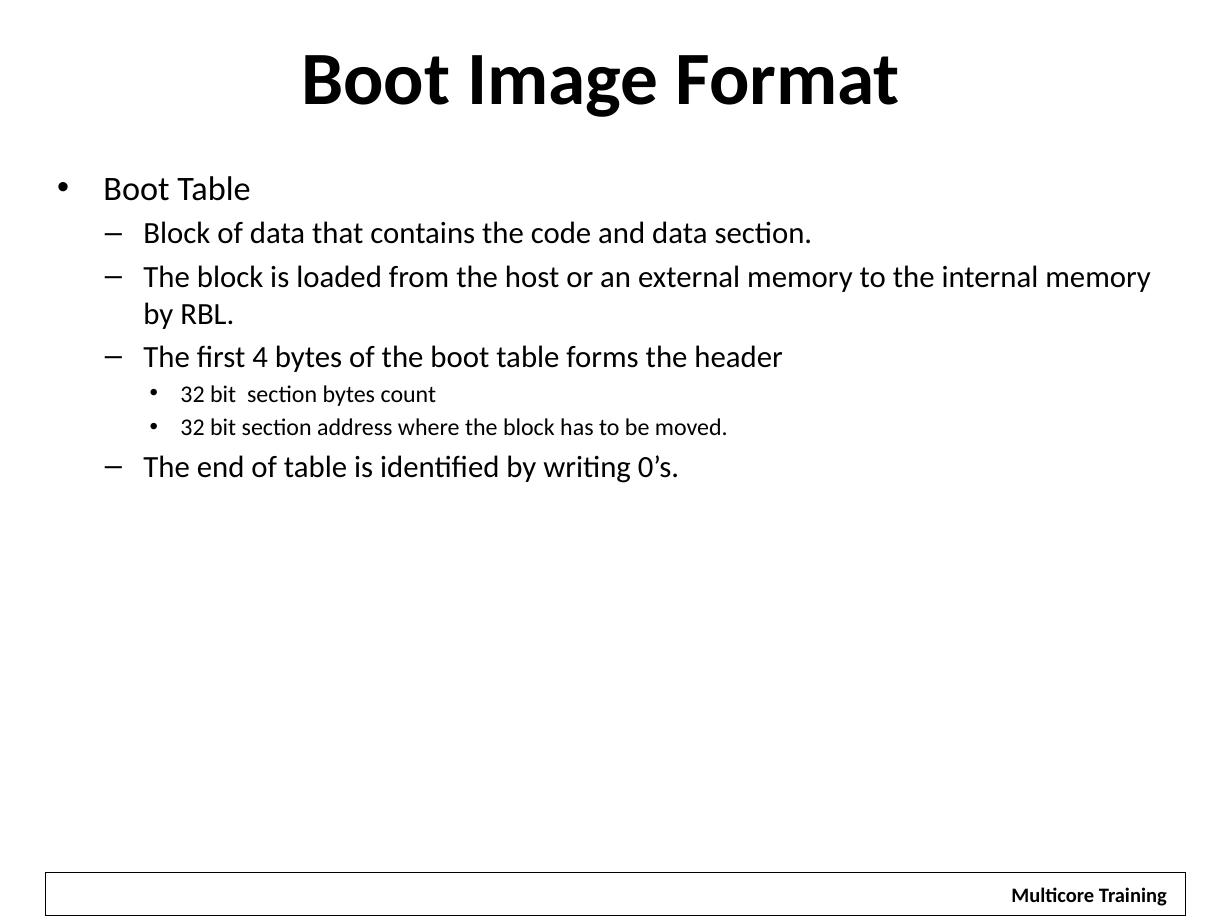
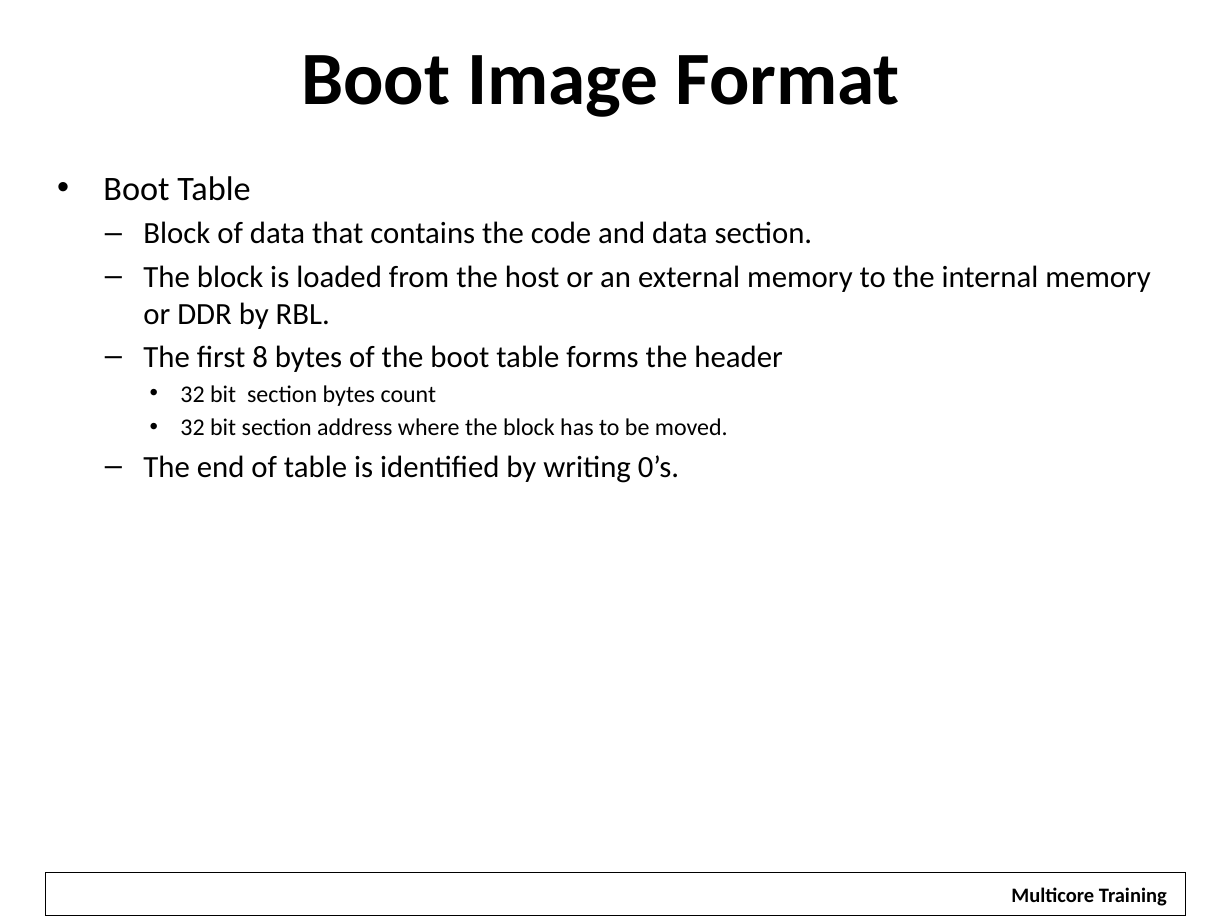
Before and after one commit to hari1989/keystone-workshop, a slide deck: slide 14 of slides/KeyStone Bootloader.pptx. Drawn at 1232x924 pixels with LibreOffice and Linux fonts; fonts in the diff are those of the drawing; background and template pictures are left out. Boxes give left, top, right and bottom in pixels: in the first picture for what was removed or moved away, otherwise in the second. Text is boxed around its words. In the diff, an @@ line names an element or a change of style, - is before the commit and + after.

```diff
--- a/slides/KeyStone Bootloader.pptx
+++ b/slides/KeyStone Bootloader.pptx
@@ text at (x1=143, y1=265, x2=1150, y2=372): text changed @@
-  – The block is loaded from the host or an external memory to the internal memory by RBL.
-  – The first 4 bytes of the boot table forms the header
+  – The block is loaded from the host or an external memory to the internal memory or DDR by RBL.
+  – The first 8 bytes of the boot table forms the header
```
Also in this commit, not shown: 5 other slides changed, 2 other files.
